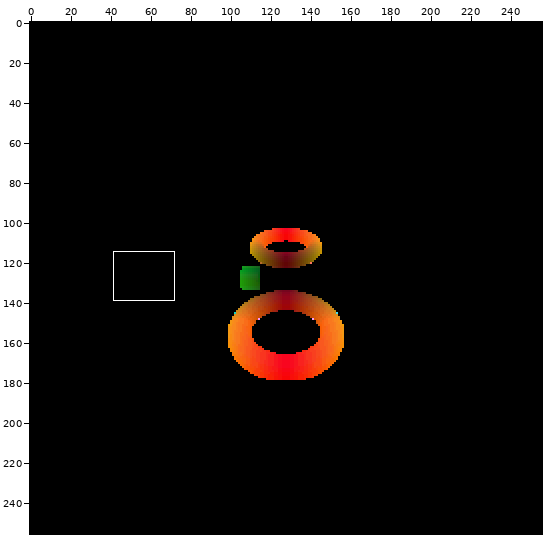
One commit to this sprite sheet: images/part_8/part_8_5.png. The picture above shows the old version from afar; the outline marks the close-up.
Close-up. Before:
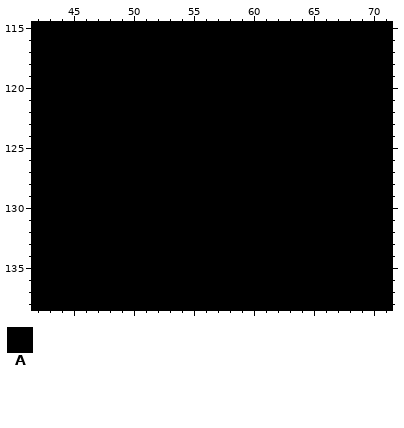
The file is 256x256 pixels. Colours within 5 levels of each other are drawn and written as one. Shown: x 42..71, y 115..138. The commit also changed other parts of the picture, which this record leaves out.
Palette (. is transparent): A #000000
Pixels before, first column x 42:
115 AAAAAAAAAAAAAAAAAAAAAAAAAAAAAA
116 AAAAAAAAAAAAAAAAAAAAAAAAAAAAAA
117 AAAAAAAAAAAAAAAAAAAAAAAAAAAAAA
118 AAAAAAAAAAAAAAAAAAAAAAAAAAAAAA
119 AAAAAAAAAAAAAAAAAAAAAAAAAAAAAA
120 AAAAAAAAAAAAAAAAAAAAAAAAAAAAAA
121 AAAAAAAAAAAAAAAAAAAAAAAAAAAAAA
122 AAAAAAAAAAAAAAAAAAAAAAAAAAAAAA
123 AAAAAAAAAAAAAAAAAAAAAAAAAAAAAA
124 AAAAAAAAAAAAAAAAAAAAAAAAAAAAAA
125 AAAAAAAAAAAAAAAAAAAAAAAAAAAAAA
126 AAAAAAAAAAAAAAAAAAAAAAAAAAAAAA
127 AAAAAAAAAAAAAAAAAAAAAAAAAAAAAA
128 AAAAAAAAAAAAAAAAAAAAAAAAAAAAAA
129 AAAAAAAAAAAAAAAAAAAAAAAAAAAAAA
130 AAAAAAAAAAAAAAAAAAAAAAAAAAAAAA
131 AAAAAAAAAAAAAAAAAAAAAAAAAAAAAA
132 AAAAAAAAAAAAAAAAAAAAAAAAAAAAAA
133 AAAAAAAAAAAAAAAAAAAAAAAAAAAAAA
134 AAAAAAAAAAAAAAAAAAAAAAAAAAAAAA
135 AAAAAAAAAAAAAAAAAAAAAAAAAAAAAA
136 AAAAAAAAAAAAAAAAAAAAAAAAAAAAAA
137 AAAAAAAAAAAAAAAAAAAAAAAAAAAAAA
138 AAAAAAAAAAAAAAAAAAAAAAAAAAAAAA
New version:
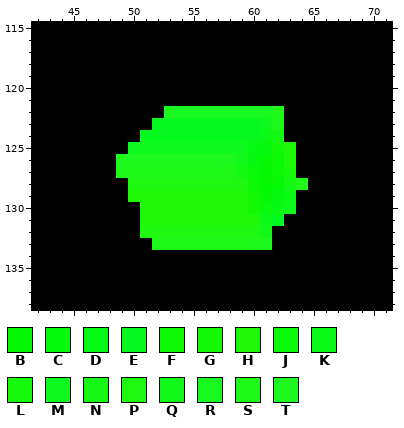
Colours new in this view: B #05f905  C #05f90f  D #05f915  E #05f91f  F #0bf905  G #13f905  H #1ff908  J #0bf90b  K #0bf916  L #17f90b  M #10f91f  N #13f911  P #1ff911  Q #12f919  R #17f91f  S #1ff919  T #1df91f
Edits made:
Changed rows in their new state; - is an unchanged pixel.
first column x 49:
122 ----RRRRRRRRRS--
123 ---EEEEEEEEEMS--
124 --EEEEEEEEEEKN--
125 -MMMMMMMMMMDCGH-
126 TTTTTTTTTTQCBFH-
127 SSSSSSSSSSNJBFL-
128 -PPPPPPPPPPFBBNS
129 -HHHHHHHHHHGBCK-
130 --HHHHHHHHHGJDM-
131 --HHHHHHHHHHKE--
132 --PPPPPPPPPPQ---
133 ---SSSSSSSSST---
